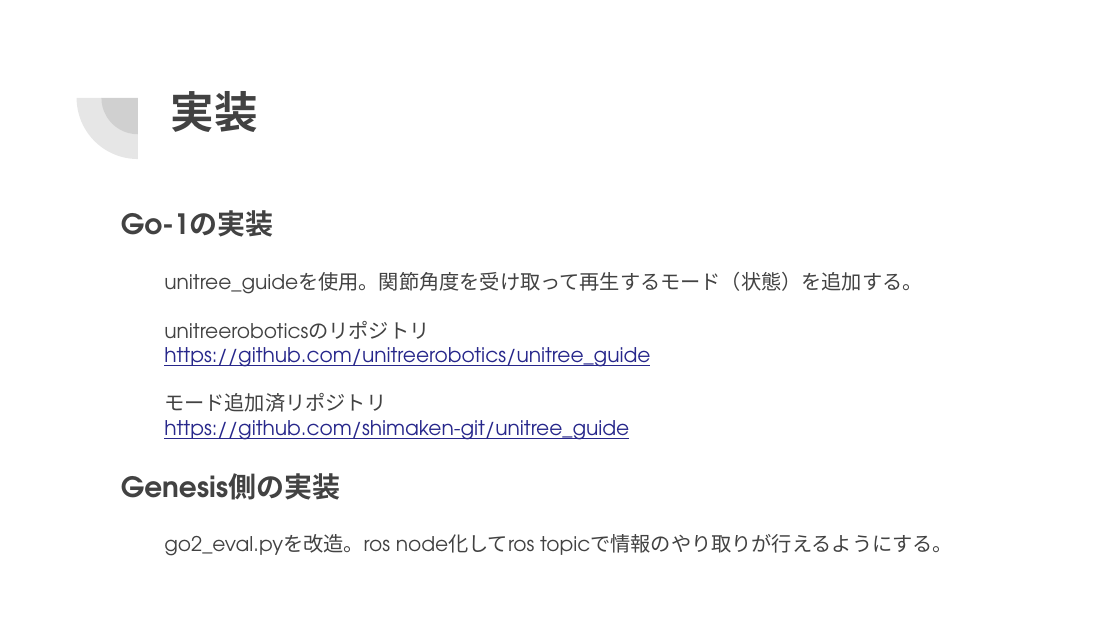
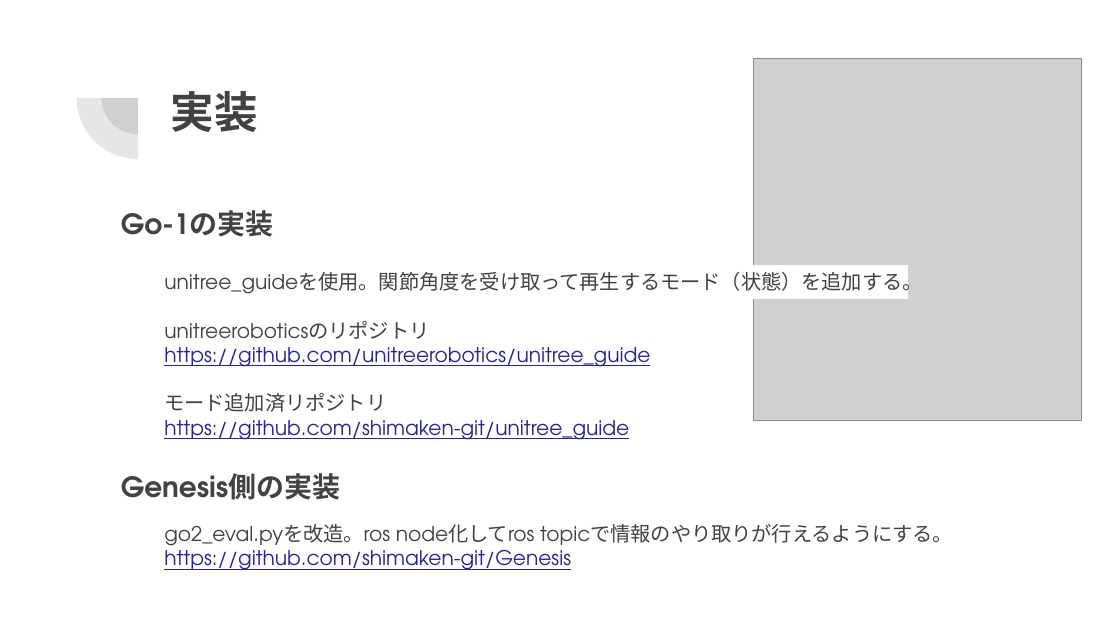
Before and after one commit to shimaken-git/try_sim2real_with_genesis, a slide deck: slide 6 of GenesisとGo-1でsim2realを試す.pptx. Drawn at 1120x630 pixels with LibreOffice and Linux fonts; fonts in the diff are those of the drawing; grey boxes stand for pictures. Boxes give left, top, right and bottom in pixels: in the first picture for what was removed or moved away, otherwise in the second. Text is boxed around its words. In the diff, an @@ line names an element or a change of style, - is before the commit and + after.

```diff
--- a/GenesisとGo-1でsim2realを試す.pptx
+++ b/GenesisとGo-1でsim2realを試す.pptx
@@ picture added at bbox=[754, 58, 1082, 420] @@
@@ rectangle added at bbox=[746, 267, 907, 299], fill #FFFFFF, outline #FFFFFF 0.75 pt @@
@@ text "go2_eval.pyを改造。ros node化してros topicで情報のやり取りが行えるようにする。": place and size @@
-text "go2_eval.pyを改造。ros node化してros topicで情報のやり取りが行えるようにする。" at bbox=[164, 534, 953, 556]
+text "go2_eval.pyを改造。ros node化してros topicで情報のやり取りが行えるようにする。" at bbox=[164, 524, 953, 570]
@@ text at bbox=[164, 544, 571, 570]: paragraph added @@
+https://github.com/shimaken-git/Genesis
```
Also in this commit, not shown: 4 other slides changed, 1 slide added.
